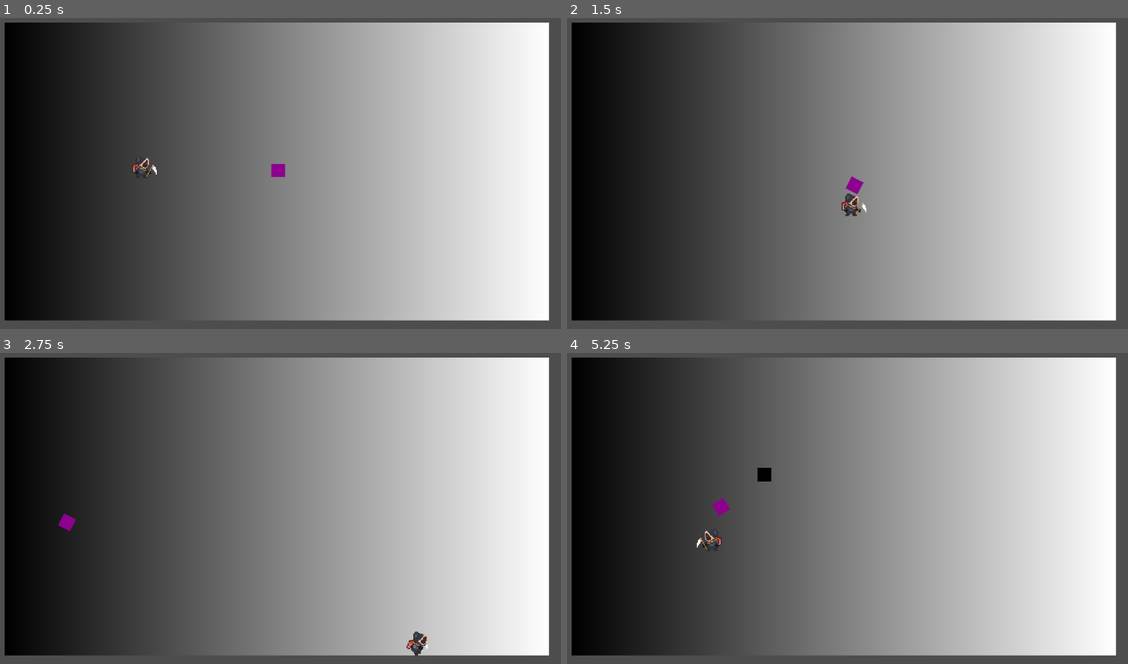
Above: before the commit, frames 1-4 (two rows, left to right).
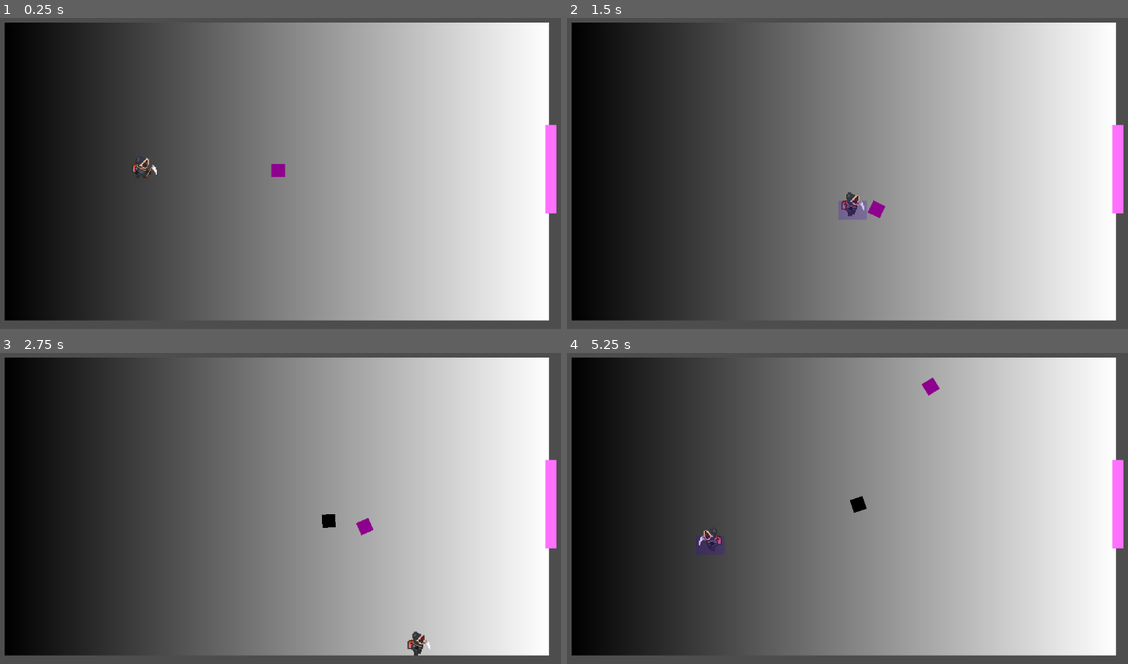
Above: after the commit, the same moments.

Repository: mabanana/MagicPE
Game: Godot game, scene res://Scenes/GameScenes/Test1.tscn
Same seed, same stepped clock (60 frames per second), same inputs: the game is played once before the commit and once after it.
Inputs (mouse positions are in pixels of both pictures, inside the frame that each line leads up to):
- Up to frame 1 (0.25 s): no input
- Up to frame 2 (1.5 s): tap Enter (ui_accept) at 0.5, 0.77 s; move the mouse to (976, 151) at 0.52 s; press the mouse at (976, 151) at 0.53 s; hold Right (ui_right) 0.53-1.28 s; move the mouse to (724, 185) at 1.27 s; release the mouse at (724, 185) at 1.28 s; hold Down (ui_down) from 1.28 s (still down); click (724, 185) at 1.35 s
- Up to frame 3 (2.75 s): tap Enter (ui_accept) at 1.52 s; move the mouse to (336, 430) at 2.02 s; release Down (ui_down) at 2.03 s; hold Right (ui_right) from 2.03 s (still down); hold Right mouse button (secondary_interact) from 2.03 s (still down); click (336, 430) at 2.3 s
- Up to frame 4 (5.25 s): move the mouse to (813, 573) at 2.77 s; release Right (ui_right) at 2.78 s; release Right mouse button (secondary_interact) at 2.78 s; hold Up (ui_up) 2.78-3.53 s; click (813, 573) at 2.85 s; tap Enter (ui_accept) at 3.02, 3.77, 4.52 s; move the mouse to (1027, 555) at 3.52 s; press the mouse at (1027, 555) at 3.53 s; hold Left (ui_left) 3.53-5.03 s; move the mouse to (662, 452) at 4.27 s; release the mouse at (662, 452) at 4.28 s; right-click (662, 452) at 4.35 s; click (662, 452) at 4.55 s; move the mouse to (875, 505) at 5.02 s; press the mouse at (875, 505) at 5.03 s; hold Down (ui_down) from 5.03 s (still down)

The runs differ from the first frame. In frame 1, 0.6% of the frame differs, in the area x 97-100%, y 34-63%; in frame 2, 1.1%; in frame 3, 1.0%; in frame 4, 1.3%, in the area x 22-100%, y 7-65%.

Commit message:
Update Soccer Component

Diff:
--- a/Scenes/Entities/BackpackMan.tscn
+++ b/Scenes/Entities/BackpackMan.tscn
@@ -7,7 +7,6 @@
 [ext_resource type="Script" path="res://Scripts/States/IdleState.gd" id="4_3ntr3"]
 [ext_resource type="Script" path="res://Scripts/States/PossessionState.gd" id="5_qbww8"]
 [ext_resource type="Script" path="res://Scripts/States/BusyState.gd" id="6_qosoc"]
-[ext_resource type="Script" path="res://Scripts/Defaults/SoccerJoint.gd" id="7_awl14"]
 [ext_resource type="Script" path="res://Scripts/Defaults/SoccerComponent.gd" id="7_vc3ro"]
 [ext_resource type="Script" path="res://Scripts/Character/TricksterComponent.gd" id="9_vqxu1"]
 
@@ -104,6 +103,59 @@
 "values": [0, 1, 2, 3]
 }
 
+[sub_resource type="Animation" id="Animation_jjsfa"]
+resource_name = "Kick"
+length = 0.3
+step = 0.05
+tracks/0/type = "value"
+tracks/0/imported = false
+tracks/0/enabled = true
+tracks/0/path = NodePath("../Sprite:texture")
+tracks/0/interp = 1
+tracks/0/loop_wrap = true
+tracks/0/keys = {
+"times": PackedFloat32Array(0),
+"transitions": PackedFloat32Array(1),
+"update": 1,
+"values": [ExtResource("2_i7e2x")]
+}
+tracks/1/type = "value"
+tracks/1/imported = false
+tracks/1/enabled = true
+tracks/1/path = NodePath("../Sprite:hframes")
+tracks/1/interp = 1
+tracks/1/loop_wrap = true
+tracks/1/keys = {
+"times": PackedFloat32Array(0),
+"transitions": PackedFloat32Array(1),
+"update": 1,
+"values": [6]
+}
+tracks/2/type = "value"
+tracks/2/imported = false
+tracks/2/enabled = true
+tracks/2/path = NodePath("../Sprite:frame")
+tracks/2/interp = 1
+tracks/2/loop_wrap = true
+tracks/2/keys = {
+"times": PackedFloat32Array(0, 0.1, 0.2),
+"transitions": PackedFloat32Array(1, 1, 1),
+"update": 1,
+"values": [1, 0, 5]
+}
+tracks/3/type = "value"
+tracks/3/imported = false
+tracks/3/enabled = true
+tracks/3/path = NodePath("../Sprite:skew")
+tracks/3/interp = 1
+tracks/3/loop_wrap = true
+tracks/3/keys = {
+"times": PackedFloat32Array(0, 0.05, 0.15, 0.2),
+"transitions": PackedFloat32Array(1, 1, 1, 1),
+"update": 0,
+"values": [-0.277507, 0.0, 0.113446, 0.0]
+}
+
 [sub_resource type="Animation" id="Animation_ocxku"]
 length = 0.001
 tracks/0/type = "value"
@@ -160,46 +212,6 @@
 "values": [0, 1, 2, 3, 4, 5]
 }
 
-[sub_resource type="Animation" id="Animation_jjsfa"]
-resource_name = "Kick"
-length = 0.3
-tracks/0/type = "value"
-tracks/0/imported = false
-tracks/0/enabled = true
-tracks/0/path = NodePath("../Sprite:texture")
-tracks/0/interp = 1
-tracks/0/loop_wrap = true
-tracks/0/keys = {
-"times": PackedFloat32Array(0),
-"transitions": PackedFloat32Array(1),
-"update": 1,
-"values": [ExtResource("2_hbupl")]
-}
-tracks/1/type = "value"
-tracks/1/imported = false
-tracks/1/enabled = true
-tracks/1/path = NodePath("../Sprite:hframes")
-tracks/1/interp = 1
-tracks/1/loop_wrap = true
-tracks/1/keys = {
-"times": PackedFloat32Array(0),
-"transitions": PackedFloat32Array(1),
-"update": 1,
-"values": [4]
-}
-tracks/2/type = "value"
-tracks/2/imported = false
-tracks/2/enabled = true
-tracks/2/path = NodePath("../Sprite:frame")
-tracks/2/interp = 1
-tracks/2/loop_wrap = true
-tracks/2/keys = {
-"times": PackedFloat32Array(0, 0.1, 0.2),
-"transitions": PackedFloat32Array(1, 1, 1),
-"update": 1,
-"values": [0, 1, 2]
-}
-
 [sub_resource type="AnimationLibrary" id="AnimationLibrary_4ruuf"]
 _data = {
 "Idle": SubResource("Animation_whls7"),
@@ -207,9 +219,6 @@
 "RESET": SubResource("Animation_ocxku"),
 "Run": SubResource("Animation_1bdic")
 }
-
-[sub_resource type="RectangleShape2D" id="RectangleShape2D_cfjei"]
-size = Vector2(30, 20)
 
 [node name="BackPackMan" type="CharacterBody2D" node_paths=PackedStringArray("state_machine", "animation_tree", "sprite_2d", "char_component")]
 collision_mask = 5
@@ -224,8 +233,9 @@
 shape = SubResource("RectangleShape2D_dh0tf")
 
 [node name="Sprite" type="Sprite2D" parent="."]
-texture = ExtResource("2_hbupl")
-hframes = 4
+skew = -0.277507
+texture = ExtResource("2_i7e2x")
+hframes = 6
 
 [node name="CharacterStateMachine" type="Node" parent="." node_paths=PackedStringArray("current_state", "character", "animation_tree", "game_component")]
 script = ExtResource("3_4ie58")
@@ -263,16 +273,8 @@
 [node name="BallMarker" type="Marker2D" parent="SoccerComponent"]
 position = Vector2(0, 10)
 
-[node name="SoccerJoint" type="Area2D" parent="SoccerComponent"]
-position = Vector2(0, 10)
-script = ExtResource("7_awl14")
-
-[node name="CollisionShape2D" type="CollisionShape2D" parent="SoccerComponent/SoccerJoint"]
-shape = SubResource("RectangleShape2D_cfjei")
-
 [node name="TricksterComponent" type="Node" parent="."]
 script = ExtResource("9_vqxu1")
 
 [connection signal="depossessed" from="SoccerComponent" to="CharacterStateMachine/Possession" method="_on_soccer_component_depossessed"]
 [connection signal="possessed" from="SoccerComponent" to="CharacterStateMachine/Idle" method="_on_soccer_component_possessed"]
-[connection signal="area_entered" from="SoccerComponent/SoccerJoint" to="SoccerComponent" method="_on_soccer_joint_area_entered"]
--- a/Scenes/Entities/Ball.tscn
+++ b/Scenes/Entities/Ball.tscn
@@ -21,6 +21,7 @@
 continuous_cd = 2
 contact_monitor = true
 freeze_mode = 1
+linear_damp = 1.0
 script = ExtResource("1_xhe8s")
 
 [node name="CollisionShape2D" type="CollisionShape2D" parent="."]
--- a/Scenes/Entities/FakeBall.tscn
+++ b/Scenes/Entities/FakeBall.tscn
@@ -25,6 +25,7 @@
 continuous_cd = 2
 contact_monitor = true
 freeze_mode = 1
+linear_damp = 0.5
 script = ExtResource("1_abq5p")
 
 [node name="CollisionShape2D" type="CollisionShape2D" parent="."]
--- a/Scenes/GameScenes/Test1.tscn
+++ b/Scenes/GameScenes/Test1.tscn
@@ -1,12 +1,16 @@
-[gd_scene load_steps=5 format=3 uid="uid://ib4xlod7bufl"]
+[gd_scene load_steps=7 format=3 uid="uid://ib4xlod7bufl"]
 
 [ext_resource type="PackedScene" uid="uid://8ejq0yncv5il" path="res://Scenes/Entities/BackpackMan.tscn" id="1_yqem5"]
 [ext_resource type="PackedScene" uid="uid://lnfoibag74he" path="res://Scenes/Entities/Ball.tscn" id="2_5xotj"]
+[ext_resource type="Script" path="res://Scripts/Objects/TestGoal.gd" id="3_kci6y"]
 
 [sub_resource type="Gradient" id="Gradient_u5fxn"]
 
 [sub_resource type="GradientTexture1D" id="GradientTexture1D_rwx05"]
 gradient = SubResource("Gradient_u5fxn")
+
+[sub_resource type="RectangleShape2D" id="RectangleShape2D_euq7t"]
+size = Vector2(12, 93)
 
 [node name="Test1" type="Node2D"]
 
@@ -33,3 +37,25 @@
 
 [node name="Ball" parent="." instance=ExtResource("2_5xotj")]
 position = Vector2(0, 1)
+
+[node name="Area2D" type="Area2D" parent="."]
+collision_layer = 16
+collision_mask = 2
+script = ExtResource("3_kci6y")
+
+[node name="CollisionShape2D" type="CollisionShape2D" parent="Area2D"]
+position = Vector2(287, -0.5)
+shape = SubResource("RectangleShape2D_euq7t")
+
+[node name="Polygon2D" type="Polygon2D" parent="Area2D"]
+position = Vector2(258, 1)
+color = Color(1, 0.443137, 1, 1)
+polygon = PackedVector2Array(23, -48, 23, 45, 35, 45, 35, -48)
+
+[node name="Control" type="Control" parent="."]
+layout_mode = 3
+anchors_preset = 0
+offset_right = 40.0
+offset_bottom = 40.0
+
+[connection signal="body_entered" from="Area2D" to="Area2D" method="_on_body_entered"]
--- /dev/null
+++ b/Scenes/Instances/soccer_joint.tscn
@@ -0,0 +1,28 @@
+[gd_scene load_steps=4 format=3 uid="uid://ctl07hyhm8duk"]
+
+[ext_resource type="Script" path="res://Scripts/Defaults/SoccerJoint.gd" id="1_3koy2"]
+
+[sub_resource type="RectangleShape2D" id="RectangleShape2D_cfjei"]
+size = Vector2(30, 20)
+
+[sub_resource type="PlaceholderTexture2D" id="PlaceholderTexture2D_o7bd4"]
+
+[node name="SoccerJoint" type="Area2D"]
+position = Vector2(0, 10)
+script = ExtResource("1_3koy2")
+
+[node name="CollisionShape2D" type="CollisionShape2D" parent="."]
+shape = SubResource("RectangleShape2D_cfjei")
+
+[node name="Sprite2D" type="Sprite2D" parent="."]
+modulate = Color(0.239216, 1, 0.760784, 0.219608)
+position = Vector2(4.76837e-07, 0)
+scale = Vector2(30, 20)
+texture = SubResource("PlaceholderTexture2D_o7bd4")
+
+[node name="Timer" type="Timer" parent="."]
+wait_time = 0.3
+autostart = true
+
+[connection signal="area_entered" from="." to="." method="_on_area_entered"]
+[connection signal="timeout" from="Timer" to="." method="_on_timer_timeout"]
--- /dev/null
+++ b/Scenes/UI/TestGoalTextLabel.tscn
@@ -0,0 +1,26 @@
+[gd_scene load_steps=2 format=3 uid="uid://b5mxe7aogpjd"]
+
+[ext_resource type="Script" path="res://Scripts/Objects/TestGoalTextLabel.gd" id="1_4bi0q"]
+
+[node name="Control" type="Control"]
+layout_mode = 3
+anchors_preset = 15
+anchor_right = 1.0
+anchor_bottom = 1.0
+grow_horizontal = 2
+grow_vertical = 2
+script = ExtResource("1_4bi0q")
+
+[node name="Label" type="Label" parent="."]
+layout_mode = 0
+offset_right = 48.0
+offset_bottom = 26.0
+scale = Vector2(5, 5)
+text = "GOAL!"
+horizontal_alignment = 1
+vertical_alignment = 1
+
+[node name="Timer" type="Timer" parent="."]
+autostart = true
+
+[connection signal="timeout" from="Timer" to="." method="_on_timer_timeout"]
--- a/Scripts/Defaults/Ball.gd
+++ b/Scripts/Defaults/Ball.gd
@@ -23,7 +23,6 @@
 		global_position.x = move_toward(global_position.x, possesser.global_position.x, turn_speed*delta)
 		global_position.y = move_toward(global_position.y, possesser.global_position.y, turn_speed*delta)
 
-
 func _on_area_2d_body_entered(body):
 	print("Ball: detected body entering: ",body.name)
 
--- a/Scripts/Defaults/SoccerComponent.gd
+++ b/Scripts/Defaults/SoccerComponent.gd
@@ -4,8 +4,9 @@
 const offset = 25
 @export var ball_marker = Marker2D
 @export var kick_spin: int = 500
-@export var kick_speed: int = 40
+@export var kick_speed: int = 70
 var ball: RigidBody2D = null
+var ball_detect = preload("res://Scenes/Instances/soccer_joint.tscn")
 signal possessed
 signal depossessed
 
@@ -13,7 +14,12 @@
 func main_interact(state_name):
 	if state_name == "Possession":
 		kick_ball(ball)
-		depossess_ball()
+		depossess_ball("Kick")
+	if state_name == "Idle":
+		if not has_node("SoccerJoint"):
+			var inst = ball_detect.instantiate()
+			add_child(inst)
+
 
 func _process(delta):
 	ball_marker.position.x = get_parent().facing * offset
@@ -36,8 +42,8 @@
 		ball = area.get_parent()
 		print("SoccerJoint: has connected to ",area.get_parent().name)
 
-func depossess_ball():
+func depossess_ball(anim_name = null):
 	if ball:
 		ball.depossess()
-		emit_signal("depossessed")
+		emit_signal("depossessed", anim_name)
 	ball = null
--- a/Scripts/Defaults/SoccerJoint.gd
+++ b/Scripts/Defaults/SoccerJoint.gd
@@ -1,2 +1,15 @@
 extends Area2D
 class_name SoccerJoint
+
+func _ready():
+	pass
+
+func _process(delta):
+	pass
+
+func _on_area_entered(area):
+	get_parent()._on_soccer_joint_area_entered(area)
+
+
+func _on_timer_timeout():
+	queue_free()
--- /dev/null
+++ b/Scripts/Objects/TestGoal.gd
@@ -0,0 +1,17 @@
+extends Area2D
+var goal_text = preload("res://Scenes/UI/TestGoalTextLabel.tscn")
+
+# Called when the node enters the scene tree for the first time.
+func _ready():
+	pass # Replace with function body.
+
+
+# Called every frame. 'delta' is the elapsed time since the previous frame.
+func _process(delta):
+	pass
+
+
+func _on_body_entered(body):
+	if body is Ball and not body is FakeBall:
+		var text = goal_text.instantiate()
+		get_parent().get_node("Control").add_child(text)
--- /dev/null
+++ b/Scripts/Objects/TestGoalTextLabel.gd
@@ -0,0 +1,15 @@
+extends Control
+
+
+# Called when the node enters the scene tree for the first time.
+func _ready():
+	pass # Replace with function body.
+
+
+# Called every frame. 'delta' is the elapsed time since the previous frame.
+func _process(delta):
+	pass
+
+
+func _on_timer_timeout():
+	queue_free()
--- a/Scripts/States/BusyState.gd
+++ b/Scripts/States/BusyState.gd
@@ -1,9 +1,10 @@
 extends State
-
+var anim_name = null
 
 func on_enter():
-	playback.travel("Kick")
-	await get_parent().animation_tree.animation_finished
+	if anim_name:
+		playback.travel(anim_name)
+		await get_parent().animation_tree.animation_finished
 	next_state = get_parent().states["Idle"]
 
 func state_process(delta):
--- a/Scripts/States/PossessionState.gd
+++ b/Scripts/States/PossessionState.gd
@@ -10,11 +10,12 @@
 func state_process(delta):
 	pass
 
-func on_depossession():
+func on_depossession(anim_name = null):
 	next_state = get_parent().states["Busy"]
+	next_state.anim_name = anim_name
 
-func _on_soccer_component_depossessed():
-	on_depossession()
+func _on_soccer_component_depossessed(anim_name):
+	on_depossession(anim_name)
 
 func main_interact(state_name):
 	print("PossessionState: main interact pressed")
Not shown: 1 places in Scenes/Entities/BackpackMan.tscn that only renumber resources
